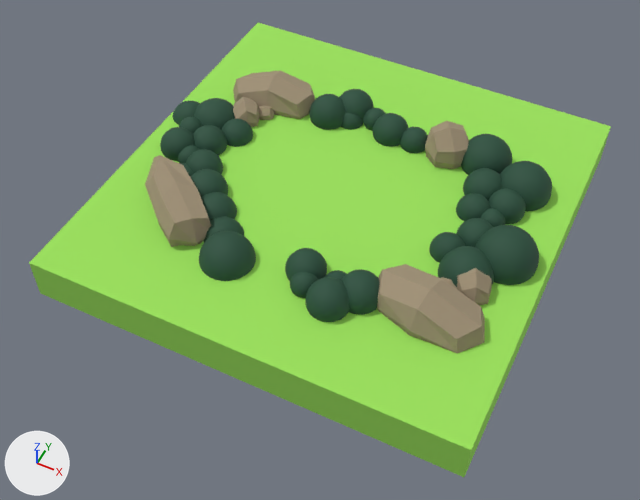
An edit to the Blender file client/public/assets/mainLevel.blend, drawn before and after from the same camera.
Before and after are seen from a 50 mm lens placed at (11.9, -25.9, 27.6), pointed at (0.0, -2.1, -2.0). Arrows for +X, +Y and +Z are at lower left; the lights stay in place.
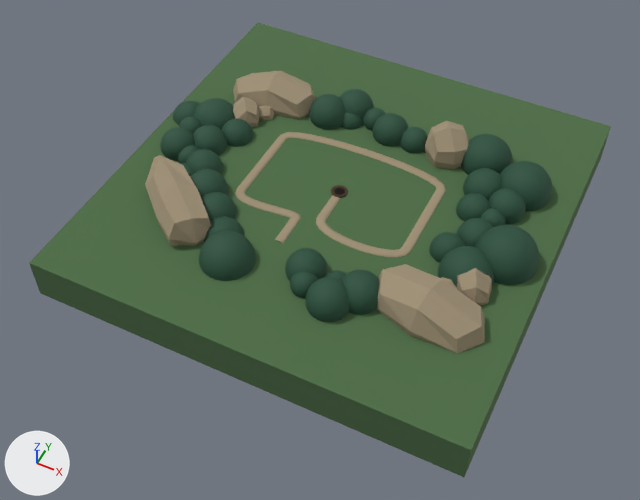
Boxes (x1, y1, x2, y2) around the edits, measured in the pictures (640 x 500 px):
'Cube', recoloured: (29, 23, 611, 477) in both
'Road', added (brown): after (235, 132, 446, 257)
'End', added: after (331, 185, 348, 198)

Diff of the bpy script that builds the scene:
```diff
--- a/client/public/assets/mainLevel.blend.py
+++ b/client/public/assets/mainLevel.blend.py
@@ mat_material_005 @@
 mat_material_005 = principled_material('Material.005')
-mat_material_005.base_color = (0.332, 0.76, 0.106)  # green #9ce25c
+mat_material_005.base_color = (0.0758, 0.155, 0.0616)  # dark green #4e6e46
 mat_material_005.roughness = 1.0
@@ mat_abyss @@
+mat_abyss = principled_material('Abyss')
+mat_abyss.base_color = (0.0, 0.0, 0.0)  # black #000000
+mat_abyss.roughness = 1.0
@@ mat_road @@
+mat_road = principled_material('Road')
+mat_road.base_color = (0.0602, 0.0301, 0.0106)  # brown #45301a
+mat_road.roughness = 1.0
@@ me_cylinder @@
+me_cylinder.from_pydata(...)  # 128 vertices, 98 faces; spans x -1.0..1.0, y -1.0..1.0, z 0.28..1.0
+# faces by material slot: [97, 1]
+me_cylinder.materials.append(mat_road)  # brown #45301a
+me_cylinder.materials.append(mat_abyss)  # black #000000
@@ cu_béziercurve_001 @@
+cu_béziercurve_001 = bpy.data.curves.new('BézierCurve.001', 'CURVE')
+cu_béziercurve_001.dimensions = '3D'
+_sp = cu_béziercurve_001.splines.new('BEZIER'); _sp.bezier_points.add(8)
+_sp.bezier_points.foreach_set('co', [0.0095, 0.0, -0.632, 0.0, -1.0, 0.0, 0.0, -2.0, 0.0, 4.0, -2.0, 0.0, 4.0, 2.0, 0.0, -4.0, 2.0, 0.0, -4.0, -2.0, 0.0, -1.0, -2.437, 0.0, -1.0, -4.0, 0.0])
+_sp.bezier_points.foreach_set('handle_left', [0.006, 0.0462, -0.821, 0.0, 0.0, 0.0, 0.0, -1.0, 0.0, 4.0, -3.0, 0.0, 4.0, 1.0, 0.0, -4.0, 3.0, 0.0, -4.0, -1.0, 0.0, -0.991, -2.107, 0.019, -1.0, -3.0, 0.0])
+_sp.bezier_points.foreach_set('handle_right', [0.0158, -0.0829, -0.292, 0.0, -2.0, 0.0, 0.0, -3.0, 0.0, 4.0, -1.0, 0.0, 4.0, 3.0, 0.0, -4.0, 1.0, 0.0, -4.0, -3.0, 0.0, -1.005, -2.625, -0.0108, -1.0, -5.0, 0.0])
+for _p, _l, _r in zip(_sp.bezier_points, ['ALIGNED', 'ALIGNED', 'ALIGNED', 'ALIGNED', 'ALIGNED', 'ALIGNED', 'ALIGNED', 'ALIGNED', 'ALIGNED'], ['ALIGNED', 'ALIGNED', 'ALIGNED', 'ALIGNED', 'ALIGNED', 'ALIGNED', 'ALIGNED', 'ALIGNED', 'ALIGNED']): _p.handle_left_type = _l; _p.handle_right_type = _r
+_sp.order_u = 0
+_sp.order_v = 0
+_sp.material_index = 1
+cu_béziercurve_001.materials.append(mat_rock)  # beige #a09177
+cu_béziercurve_001.materials.append(mat_road)  # brown #45301a
+cu_béziercurve_001.use_path = True
+cu_béziercurve_001.bevel_resolution = 1
+cu_béziercurve_001.bevel_depth = 0.25
+cu_béziercurve_001.fill_mode = 'FULL'
@@ ob_end @@
+ob_end = bpy.data.objects.new('End', me_cylinder)
+ob_end.location = (0.0, -0.18, -0.44)
+ob_end.scale = (0.367, 0.367, 0.367)
@@ ob_road @@
+ob_road = bpy.data.objects.new('Road', cu_béziercurve_001)
+ob_road.location = (0.0, 0.0, -0.15)
+ob_road.scale = (1.0, 1.0, 0.259)
+_m = ob_road.modifiers.new('Solidify', 'SOLIDIFY')
```
